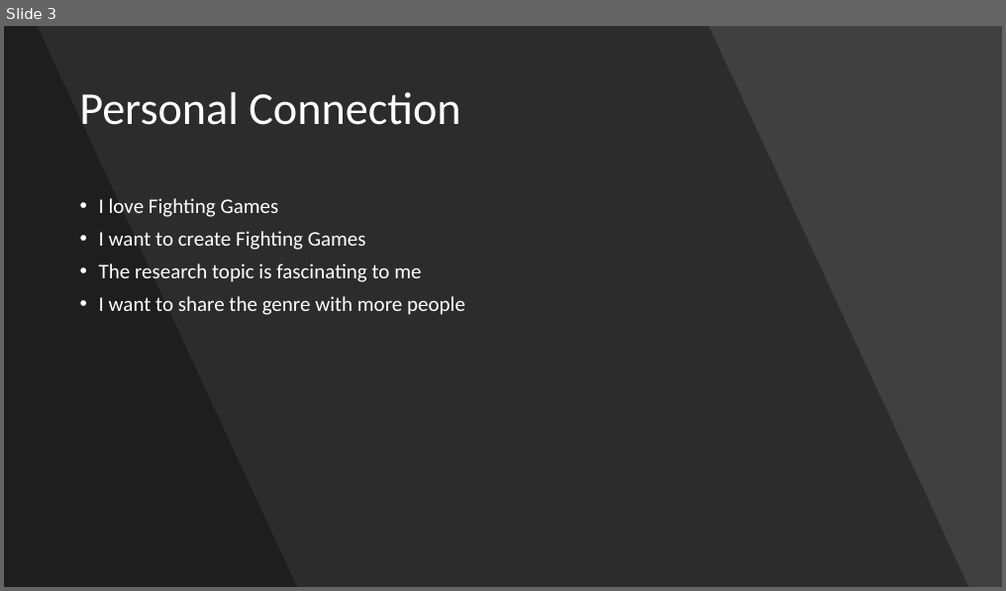
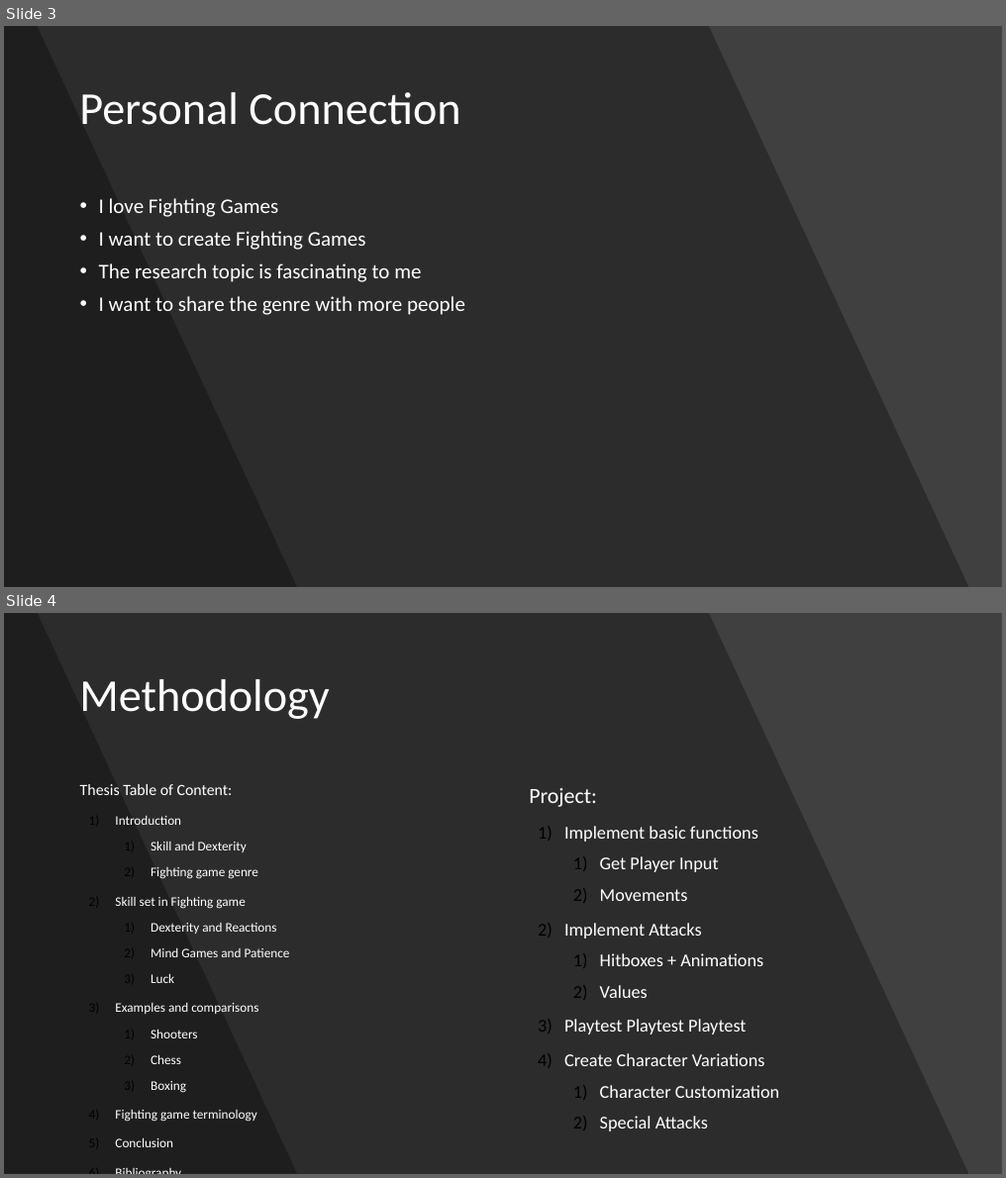
Before and after one commit to JFLagar/BATesis, a slide deck: ProposalPresentation.pptx. Shown one above the other, each under a label of ours: slide 3 before the commit, slides 3 and 4 after it. The pictures are 1006x591 and 1006x1178 pixels, drawn with LibreOffice and Linux fonts; fonts in the diff are those of the drawing. Boxes give left, top, right and bottom in pixels: in the first picture for what was removed or moved away, otherwise in the second. Text is boxed around its words. In the diff, an @@ line names an element or a change of style, - is before the commit and + after.

```diff
--- a/ProposalPresentation.pptx
+++ b/ProposalPresentation.pptx
@@ slide 4 added at (x1=4, y1=613, x2=1002, y2=1174), background #404040 @@
@@ freeform shape added at (x1=4, y1=613, x2=969, y2=1174), fill #000000 at 30% opacity @@
@@ freeform shape added at (x1=4, y1=613, x2=297, y2=1174), fill #000000 at 30% opacity @@
@@ title added at (x1=79, y1=679, x2=329, y2=719), 44 pt, text #FFFFFF @@
+Methodology
@@ text added at (x1=80, y1=784, x2=290, y2=1122), 12.6 pt, text #FFFFFF @@
+Thesis Table of Content:
+1) Introduction
+  1) Skill and Dexterity
+  2) Fighting game genre
+2) Skill set in Fighting game
+  1) Dexterity and Reactions
+  2) Mind Games and Patience
+  3) Luck
+3) Examples and comparisons
+  1) Shooters
+  2) Chess
+  3) Boxing
+4) Fighting game terminology
+5) Conclusion
+6) Bibliography
@@ text added at (x1=529, y1=788, x2=780, y2=1132), 17.4 pt, text #FFFFFF @@
+Project:
+1) Implement basic functions
+  1) Get Player Input
+  2) Movements
+2) Implement Attacks
+  1) Hitboxes + Animations
+  2) Values
+3) Playtest Playtest Playtest
+4) Create Character Variations
+  1) Character Customization
+  2) Special Attacks
```
Also in this commit, not shown: 1 slide changed, 1 slide removed, 4 other files.
